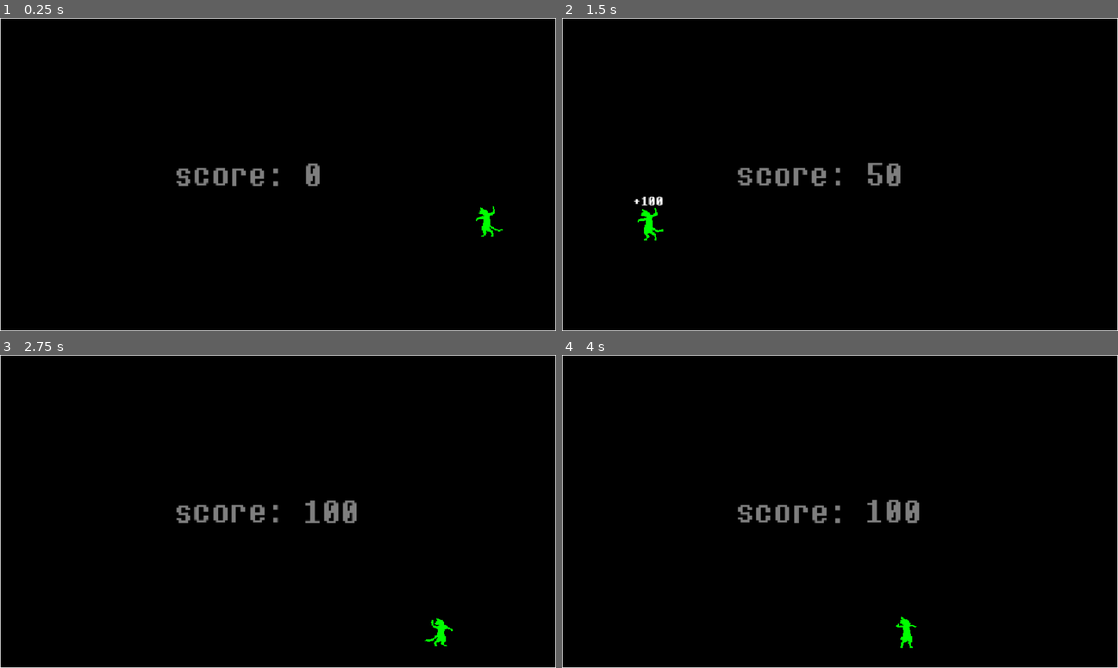
Above: before the commit, frames 1-4 (two rows, left to right).
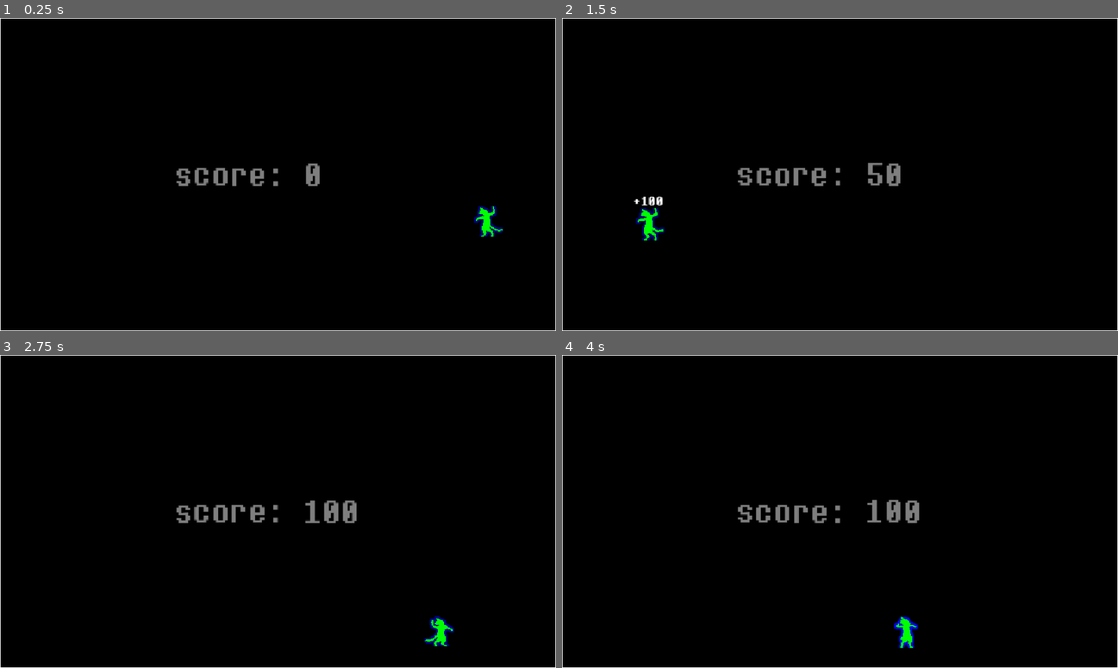
Above: after the commit, the same moments.

Repository: samir-alhindi/funny-cat-game
Game: Godot game, scene res://main/main.tscn
The game is run twice, just before and just after one commit, with the same random seed, the same clock (stepped at 60 frames per second) and the same inputs. Sound files missing from this copy of the repository are replaced by a short silence.
Inputs (mouse positions are in pixels of both pictures, inside the frame that each line leads up to):
- Up to frame 1 (0.25 s): no input
- Up to frame 2 (1.5 s): move the mouse to (1062, 240) at 0.52 s; click (1062, 240) at 0.67 s; move the mouse to (645, 212) at 1.27 s; click (645, 212) at 1.42 s
- Up to frame 3 (2.75 s): move the mouse to (333, 442) at 2.02 s; click (333, 442) at 2.17 s
- Up to frame 4 (4 s): move the mouse to (812, 574) at 2.77 s; click (812, 574) at 2.92 s; move the mouse to (1006, 558) at 3.52 s; click (1006, 558) at 3.67 s

The runs differ from the first frame. In frame 1, 0.2% of the frame differs, in the area x 85-91%, y 60-70%; in frame 2, 0.2%, in the area x 13-19%, y 60-72%; in frame 3, 0.2%; in frame 4, 0.2%.

Commit message:
Added blue aura cat

Diff:
--- /dev/null
+++ b/cats/blue_aura_cat.gd
@@ -0,0 +1 @@
+extends Cat
--- /dev/null
+++ b/cats/blue_aura_cat.gdshader
@@ -0,0 +1,58 @@
+shader_type canvas_item;
+
+uniform float max_line_width = 10.0;
+uniform float min_line_width = 5.0;
+uniform float freq = 1.0;
+uniform float block_size = 20.0;
+uniform vec4 outline_colour = vec4(0,0,0,1);
+
+const float pi = 3.1415;
+const int ang_res = 16;
+
+
+float hash(vec2 p, float s) {
+	return fract(35.1 * sin(dot(vec3(112.3, 459.2, 753.2), vec3(p, s))));
+}
+
+float noise(vec2 p, float s) {
+	vec2 d = vec2(0, 1);
+	vec2 b = floor(p);
+	vec2 f = fract(p);
+	return mix(
+		mix(hash(b + d.xx, s), hash(b + d.yx, s), f.x),
+		mix(hash(b + d.xy, s), hash(b + d.yy, s), f.x), f.y);
+}
+
+float get_line_width(vec2 p, float s) {
+	p /= block_size;
+	float w = 0.0;
+	float intensity = 1.0;
+	for (int i = 0; i < 3; i++) {
+		w = mix(w, noise(p, s), intensity);
+		p /= 2.0;
+		intensity /= 2.0;
+	}
+
+	return mix(max_line_width, min_line_width, w);
+}
+
+void fragment() {
+
+	float alpha = 0.0;
+	float timeStep = floor(TIME * freq);
+	vec2 scale = TEXTURE_PIXEL_SIZE;
+	scale *= get_line_width(UV / TEXTURE_PIXEL_SIZE, timeStep);
+	for (int i = 0; i < ang_res; i++) {
+		float angle = 2.0 * pi * float(i) / float(ang_res);
+		vec2 disp = scale * vec2(cos(angle), sin(angle));
+		alpha += texture(TEXTURE, UV + disp).a;
+	}
+
+	if ((alpha > 0.0) && (texture(TEXTURE, UV).a < 0.1)) {
+		COLOR = outline_colour;
+	}
+	else {
+		//COLOR = texture(TEXTURE, UV);
+		COLOR = vec4(0.0, 1.0, 0.0, 1.0);
+	}
+}
--- /dev/null
+++ b/cats/blue_aura_cat.tscn
@@ -0,0 +1,137 @@
+[gd_scene load_steps=25 format=3 uid="uid://c7l4n5dhla5hh"]
+
+[ext_resource type="PackedScene" uid="uid://bqvvdn25jdm0u" path="res://cats/cat.tscn" id="1_r1ixk"]
+[ext_resource type="Texture2D" uid="uid://dcd0jg7c500ax" path="res://sprites/Dance/spr_mike_cat_dance_0.png" id="2_d80ql"]
+[ext_resource type="Script" uid="uid://bln56uu7ggpw8" path="res://cats/blue_aura_cat.gd" id="2_iijpg"]
+[ext_resource type="Texture2D" uid="uid://dyxstuf2syhgg" path="res://sprites/Dance/spr_mike_cat_dance_1.png" id="3_iijpg"]
+[ext_resource type="Texture2D" uid="uid://28cirvl2qmiv" path="res://sprites/Dance/spr_mike_cat_dance_2.png" id="4_l6fui"]
+[ext_resource type="Texture2D" uid="uid://brhm3x6kac2bb" path="res://sprites/Dance/spr_mike_cat_dance_3.png" id="5_x47u1"]
+[ext_resource type="Texture2D" uid="uid://beryomlrvmwde" path="res://sprites/Dance/spr_mike_cat_dance_4.png" id="6_tmkuv"]
+[ext_resource type="Texture2D" uid="uid://ci763knsqprgl" path="res://sprites/Dance/spr_mike_cat_dance_5.png" id="7_d6eo3"]
+[ext_resource type="Texture2D" uid="uid://bxetjvukmen1m" path="res://sprites/Dance/spr_mike_cat_dance_6.png" id="8_u105y"]
+[ext_resource type="Texture2D" uid="uid://b562404di2iqp" path="res://sprites/Dance/spr_mike_cat_dance_7.png" id="9_ram0o"]
+[ext_resource type="Texture2D" uid="uid://dr0tx35r50uwh" path="res://sprites/Dance/spr_mike_cat_dance_8.png" id="10_ccimr"]
+[ext_resource type="Texture2D" uid="uid://doidhtgns38wi" path="res://sprites/Dance/spr_mike_cat_dance_9.png" id="11_p7mij"]
+[ext_resource type="Texture2D" uid="uid://euvn0hq85f2f" path="res://sprites/Dance/spr_mike_cat_dance_10.png" id="12_g12su"]
+[ext_resource type="Texture2D" uid="uid://dng0robq0tb6e" path="res://sprites/Dance/spr_mike_cat_dance_11.png" id="13_xo167"]
+[ext_resource type="Texture2D" uid="uid://ctsl545fefhsn" path="res://sprites/Dance/spr_mike_cat_dance_12.png" id="14_kxgcf"]
+[ext_resource type="Texture2D" uid="uid://dew50dnu801x3" path="res://sprites/Dance/spr_mike_cat_dance_13.png" id="15_3537l"]
+[ext_resource type="Texture2D" uid="uid://fdfmg3b7do8n" path="res://sprites/Dance/spr_mike_cat_dance_14.png" id="16_gssyi"]
+[ext_resource type="Texture2D" uid="uid://duk1jfvbwacww" path="res://sprites/Dance/spr_mike_cat_dance_15.png" id="17_5j4e8"]
+[ext_resource type="Shader" uid="uid://cne462jcnx8r" path="res://outline.gdshader" id="35_iijpg"]
+
+[sub_resource type="SpriteFrames" id="SpriteFrames_d80ql"]
+animations = [{
+"frames": [{
+"duration": 1.0,
+"texture": ExtResource("2_d80ql")
+}, {
+"duration": 1.0,
+"texture": ExtResource("3_iijpg")
+}, {
+"duration": 1.0,
+"texture": ExtResource("4_l6fui")
+}, {
+"duration": 1.0,
+"texture": ExtResource("5_x47u1")
+}, {
+"duration": 1.0,
+"texture": ExtResource("6_tmkuv")
+}, {
+"duration": 1.0,
+"texture": ExtResource("7_d6eo3")
+}, {
+"duration": 1.0,
+"texture": ExtResource("8_u105y")
+}, {
+"duration": 1.0,
+"texture": ExtResource("9_ram0o")
+}, {
+"duration": 1.0,
+"texture": ExtResource("10_ccimr")
+}, {
+"duration": 1.0,
+"texture": ExtResource("11_p7mij")
+}, {
+"duration": 1.0,
+"texture": ExtResource("12_g12su")
+}, {
+"duration": 1.0,
+"texture": ExtResource("13_xo167")
+}, {
+"duration": 1.0,
+"texture": ExtResource("14_kxgcf")
+}, {
+"duration": 1.0,
+"texture": ExtResource("15_3537l")
+}, {
+"duration": 1.0,
+"texture": ExtResource("16_gssyi")
+}, {
+"duration": 1.0,
+"texture": ExtResource("17_5j4e8")
+}],
+"loop": true,
+"name": &"default",
+"speed": 5.0
+}]
+
+[sub_resource type="ShaderMaterial" id="ShaderMaterial_l6fui"]
+shader = ExtResource("35_iijpg")
+shader_parameter/color = Color(0, 0, 1, 1)
+shader_parameter/width = 2.0
+shader_parameter/pattern = 2
+shader_parameter/inside = false
+shader_parameter/add_margins = false
+shader_parameter/number_of_images = Vector2(1, 1)
+
+[sub_resource type="Animation" id="Animation_aafo0"]
+resource_name = "glow"
+loop_mode = 1
+tracks/0/type = "value"
+tracks/0/imported = false
+tracks/0/enabled = true
+tracks/0/path = NodePath("AnimatedSprite2D:material:shader_parameter/color")
+tracks/0/interp = 1
+tracks/0/loop_wrap = true
+tracks/0/keys = {
+"times": PackedFloat32Array(0, 0.5, 1),
+"transitions": PackedFloat32Array(1, 1, 1),
+"update": 0,
+"values": [Color(0, 0, 1, 1), Color(0, 0, 1, 0), Color(0, 0, 1, 1)]
+}
+
+[sub_resource type="Animation" id="Animation_nmk0x"]
+length = 0.001
+tracks/0/type = "value"
+tracks/0/imported = false
+tracks/0/enabled = true
+tracks/0/path = NodePath("AnimatedSprite2D:material:shader_parameter/color")
+tracks/0/interp = 1
+tracks/0/loop_wrap = true
+tracks/0/keys = {
+"times": PackedFloat32Array(0),
+"transitions": PackedFloat32Array(1),
+"update": 0,
+"values": [Color(0, 0, 1, 1)]
+}
+
+[sub_resource type="AnimationLibrary" id="AnimationLibrary_a6b6t"]
+_data = {
+&"RESET": SubResource("Animation_nmk0x"),
+&"glow": SubResource("Animation_aafo0")
+}
+
+[node name="BlueAuraCat" instance=ExtResource("1_r1ixk")]
+script = ExtResource("2_iijpg")
+sprites = SubResource("SpriteFrames_d80ql")
+speed = 100
+
+[node name="AnimatedSprite2D" parent="." index="0"]
+material = SubResource("ShaderMaterial_l6fui")
+
+[node name="Anim" type="AnimationPlayer" parent="." index="3"]
+libraries = {
+&"": SubResource("AnimationLibrary_a6b6t")
+}
+autoplay = "glow"
--- a/cats/cat.gd
+++ b/cats/cat.gd
@@ -8,7 +8,8 @@
 var dir: Vector2
 
 static func new_cat(screen_size: Vector2) -> Cat:
-	var cat: Cat = preload("uid://cd8n8jsf0ilfd").instantiate()
+	#var cat: Cat = preload("uid://cd8n8jsf0ilfd").instantiate()
+	var cat: Cat = preload("uid://c7l4n5dhla5hh").instantiate()
 	var offset := cat.offset
 	cat.global_position = Vector2(
 		randi_range(offset.x, screen_size.x-offset.x),
--- a/cats/cat.tscn
+++ b/cats/cat.tscn
@@ -13,7 +13,6 @@
 [node name="AnimatedSprite2D" type="AnimatedSprite2D" parent="."]
 unique_name_in_owner = true
 speed_scale = 3.0
-offset = Vector2(25, 25)
 
 [node name="CollisionShape2D" type="CollisionShape2D" parent="."]
 unique_name_in_owner = true
--- a/cats/normal_cat.tscn
+++ b/cats/normal_cat.tscn
@@ -141,9 +141,9 @@
 
 [node name="NormalCat" instance=ExtResource("1_vchrj")]
 script = ExtResource("2_m3opd")
+points = 10
 sprites = SubResource("SpriteFrames_f34ii")
 speed = 100
 
 [node name="AnimatedSprite2D" parent="." index="0"]
 modulate = Color(0, 1, 0, 1)
-offset = Vector2(0, 0)
--- /dev/null
+++ b/outline.gdshader
@@ -0,0 +1,77 @@
+shader_type canvas_item;
+
+uniform vec4 color : source_color = vec4(1.0);
+uniform float width : hint_range(0, 10) = 1.0;
+uniform int pattern : hint_range(0, 2) = 0; // diamond, circle, square
+uniform bool inside = false;
+uniform bool add_margins = true; // only useful when inside is false
+uniform vec2 number_of_images = vec2(1.0); // number of horizontal and vertical images in the sprite sheet
+
+varying flat vec4 modulate;
+
+void vertex() {
+	modulate = COLOR;
+
+	if (add_margins) {
+		if ((UV.x <= 0.0 || UV.x >= 1.0) && (UV.y <= 0.0 || UV.y >= 1.0)) {
+			VERTEX += (UV * 2.0 - 1.0) * width;
+		} else {
+			VERTEX += sign(VERTEX) * width; // replace sign(VERTEX) by (sign(VERTEX) * 2.0 - 1.0) if your AnimatedSprite2D isn't Centered
+		}
+	}
+}
+
+bool hasContraryNeighbour(vec2 uv, vec2 texture_pixel_size, vec2 image_top_left, vec2 image_bottom_right, sampler2D texture) {
+	for (float i = -ceil(width); i <= ceil(width); i++) {
+		float x = abs(i) > width ? width * sign(i) : i;
+		float offset;
+
+		if (pattern == 0) {
+			offset = width - abs(x);
+		} else if (pattern == 1) {
+			offset = floor(sqrt(pow(width + 0.5, 2) - x * x));
+		} else if (pattern == 2) {
+			offset = width;
+		}
+
+		for (float j = -ceil(offset); j <= ceil(offset); j++) {
+			float y = abs(j) > offset ? offset * sign(j) : j;
+			vec2 xy = uv + texture_pixel_size * vec2(x, y);
+
+			if ((xy != clamp(xy, image_top_left, image_bottom_right) || texture(texture, xy).a <= 0.0) == inside) {
+				return true;
+			}
+		}
+	}
+
+	return false;
+}
+
+void fragment() {
+	vec2 uv = UV;
+	vec2 image_top_left = floor(uv * number_of_images) / number_of_images;
+	vec2 image_bottom_right = image_top_left + vec2(1.0) / number_of_images;
+
+	if (add_margins) {
+		vec2 texture_pixel_size = vec2(1.0) / (vec2(1.0) / TEXTURE_PIXEL_SIZE + vec2(width * 2.0) * number_of_images);
+
+		uv = (uv - texture_pixel_size * width - image_top_left) * TEXTURE_PIXEL_SIZE / texture_pixel_size + image_top_left;
+
+		if (uv != clamp(uv, image_top_left, image_bottom_right)) {
+			COLOR.a = 0.0;
+		} else {
+			COLOR = texture(TEXTURE, uv) * modulate;
+		}
+	} else {
+		COLOR = texture(TEXTURE, uv) * modulate;
+	}
+
+	if ((COLOR.a > 0.0) == inside && hasContraryNeighbour(uv, TEXTURE_PIXEL_SIZE, image_top_left, image_bottom_right, TEXTURE)) {
+		COLOR.rgb = inside ? mix(COLOR.rgb, color.rgb * modulate.rgb, color.a * modulate.a) : color.rgb * modulate.rgb;
+		COLOR.a += (1.0 - COLOR.a) * color.a * modulate.a;
+	}
+	else{
+		vec4 input_color = texture(TEXTURE, UV);
+		COLOR = vec4(0.0, 1.0, 0.0, input_color.a);
+	}
+}
Not shown, added: cats/blue_aura_cat.gd.uid
Not shown, added: cats/blue_aura_cat.gdshader.uid
Not shown, added: outline.gdshader.uid
Not shown, added: .gitignore
Not shown, added: LICENSE
